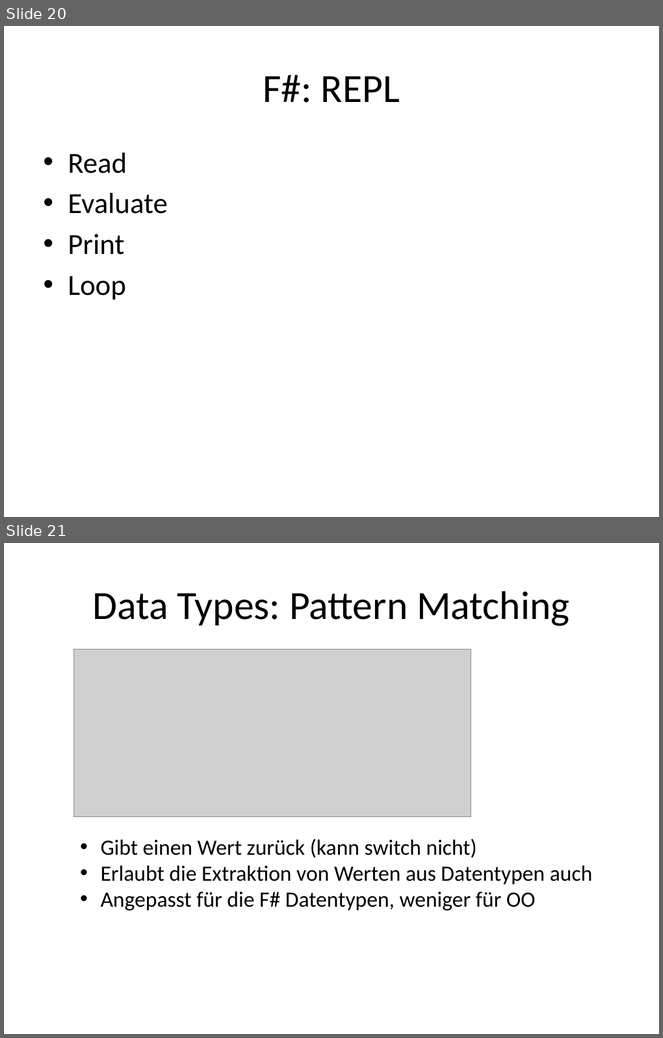
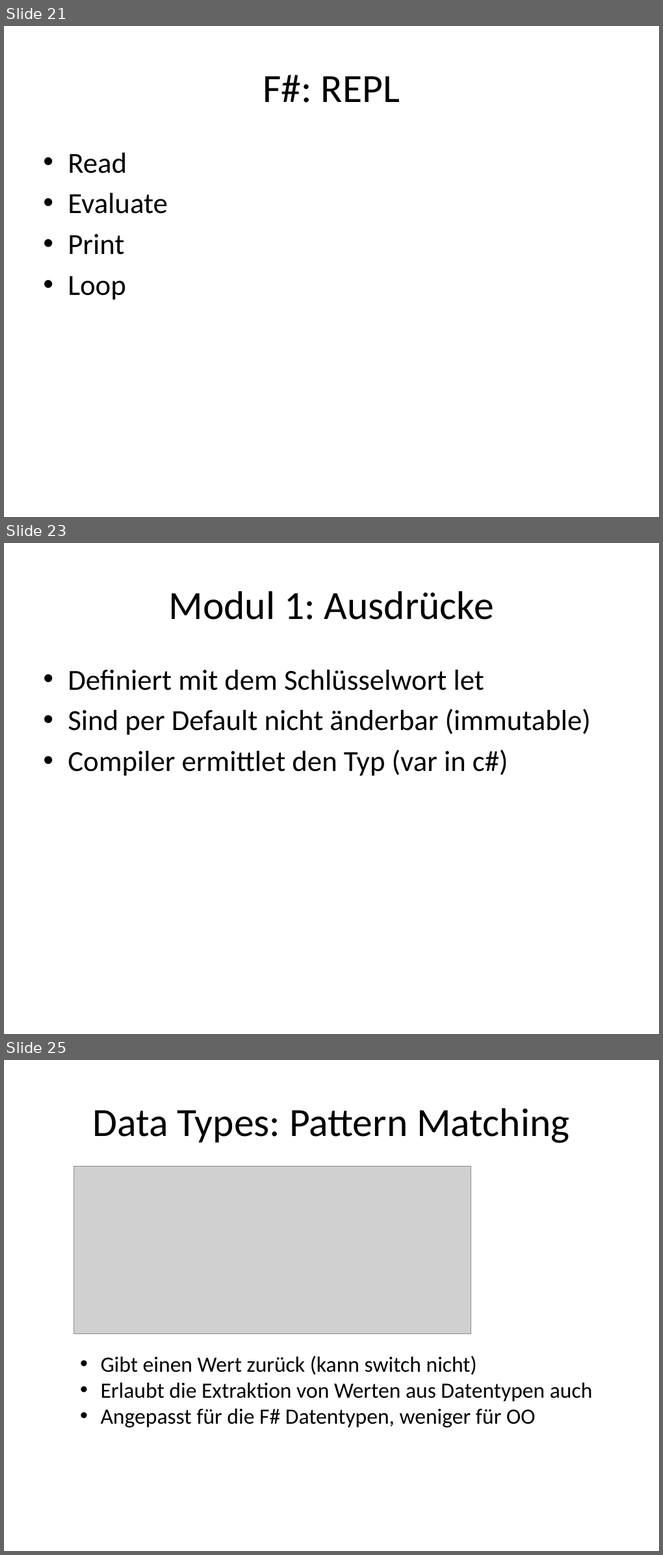
Before and after one commit to nasserbrake/Spartakiade2017, a slide deck: FSharp.pptx. Shown one above the other, each under a label of ours: slides 20 and 21 before the commit, slides 21, 23 and 25 after it; the slides between them are not shown. The pictures are 663x1038 and 663x1555 pixels, drawn with LibreOffice and Linux fonts; fonts in the diff are those of the drawing; grey boxes stand for pictures. Boxes give left, top, right and bottom in pixels: in the first picture for what was removed or moved away, otherwise in the second. Text is boxed around its words. In the diff, an @@ line names an element or a change of style, - is before the commit and + after.

Commit message:
Dokument für Übungen. Erster Modul mit Übungen begonnen.

```diff
--- a/FSharp.pptx
+++ b/FSharp.pptx
@@ slide 23 added at [4, 543, 659, 1034], background #FFFFFF @@
@@ title added at [168, 591, 494, 620], 44 pt, text #000000 @@
+Modul 1: Ausdrücke
@@ text added at [68, 670, 592, 776], 32 pt, text #000000 @@
+• Definiert mit dem Schlüsselwort let
+• Sind per Default nicht änderbar (immutable)
+• Compiler ermittlet den Typ (var in c#)
@@ what was slide 20 is now slide 21 @@
@@ what was slide 21 is now slide 25 @@
```
Also in this commit, not shown: 1 slide changed, 3 other slides added, 7 other files.
